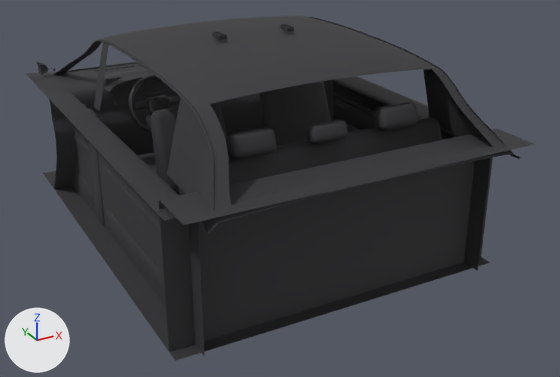
Before and after pictures for a commit that changed the glTF model godot/assets/models/cars/interior/taxi_player_cockpit.glb.
Before and after are seen from a 50 mm lens placed at (-2.05, -4.21, 2.46), pointed at (0.12, -0.27, 0.49). The lights are fixed; the arrows at lower left show +X, +Y and +Z. The picture after the commit comes second. Where no turn or scale is listed for an object, it has been applied to the vertices. Vertices at exactly the same position are counted once.

In view in the first picture: 'Cockpit', 'SteeringWheel'.
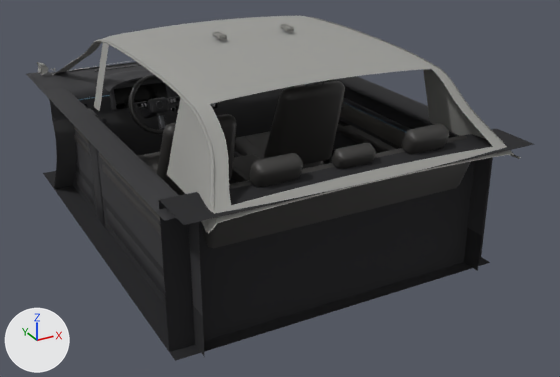
Location of each change, (x1, y1, x2, y2) in pixels of the pictures (560 x 377 px; the box of a moved part takes in the faces that stretch with it):
part 1 of me_cockpit, moved or reshaped: before (146, 114, 151, 128); after (141, 109, 165, 118)
part 2 of me_cockpit, moved or reshaped (not visible afterwards): before (151, 88, 172, 96)
part 3 of me_cockpit, moved or reshaped (mostly hidden before): before (114, 92, 166, 105); after (113, 82, 168, 109)
part 4 of me_cockpit, moved or reshaped: before (150, 103, 227, 192); after (157, 114, 237, 192)
part 5 of me_cockpit, moved or reshaped: before (259, 81, 331, 146); after (263, 81, 345, 165)
part 6 of me_cockpit, moved or reshaped: before (178, 117, 442, 195); after (201, 135, 471, 248)
part 7 of me_cockpit, moved or reshaped: before (226, 128, 277, 160); after (249, 153, 303, 187)
part 8 of me_cockpit, moved or reshaped: before (373, 102, 418, 131); after (401, 124, 449, 154)
part 9 of me_cockpit, moved or reshaped: before (306, 120, 348, 144); after (332, 143, 376, 169)
part 10 of me_cockpit, moved or reshaped: before (113, 80, 165, 104); after (115, 83, 167, 108)
part 11 of me_cockpit, deleted (mostly hidden): before (106, 73, 157, 85)
part 12 of me_cockpit, moved or reshaped (mostly hidden): before (144, 153, 156, 169); after (144, 102, 406, 171)
part 13 of me_cockpit, edited (looks the same): (76, 64, 332, 296) in both
part 14 of me_cockpit, edited (looks the same): (74, 103, 376, 220) in both
part 15 of me_cockpit, recoloured (dark grey to grey): (37, 16, 521, 233) in both
part 16 of me_cockpit, recoloured (dark grey to black): (43, 129, 533, 361) in both

Diff of the bpy script that builds the scene:
```diff
--- a/godot/assets/models/cars/interior/taxi_player_cockpit.glb.py
+++ b/godot/assets/models/cars/interior/taxi_player_cockpit.glb.py
@@ mat_doorinsert @@
+mat_doorinsert = principled_material('DoorInsert')
+mat_doorinsert.base_color = (0.0872, 0.0815, 0.0734)  # dark grey #53514d
+mat_doorinsert.roughness = 0.6
@@ mat_carpet @@
+mat_carpet = principled_material('Carpet')
+mat_carpet.base_color = (0.0132, 0.0132, 0.0154)  # black #1e1e21
+mat_carpet.roughness = 1.0
@@ mat_headliner @@
+mat_headliner = principled_material('Headliner')
+mat_headliner.base_color = (0.325, 0.325, 0.307)  # grey #9a9a96
+mat_headliner.roughness = 0.95
@@ me_cockpit @@
-me_cockpit.from_pydata(...)  # 11397 vertices, 19612 faces; spans x -1.02..1.02, y -1.49..1.43, z 0.2..1.49
+me_cockpit.from_pydata(...)  # 11485 vertices, 19768 faces; spans x -1.02..1.02, y -1.49..1.43, z 0.2..1.49
+# me_cockpit part 1: the loose piece of 56 vertices spanning x -0.42..-0.32, y 0.4..0.64, z 0.71..0.88 is moved by (0.0, 0.1, 0.05), in mat_plastic (black #27272a)
+# me_cockpit part 2: the loose piece of 24 vertices spanning x -0.4..-0.24, y 0.55..0.58, z 0.95..0.99 is scaled about its middle by (0.54, 0.637, 0.259), then moved by (0.04, 0.01, -0.09), in mat_plastic (black #27272a)
+# me_cockpit part 3: the loose piece of 8 vertices spanning x -0.57..-0.19, y 0.83..0.88, z 0.84..0.97 is moved by (0.0, -0.04, -0.02), in mat_pianoblack (black #070708)
+# me_cockpit part 4: the loose piece of 96 vertices spanning x -0.62..-0.12, y -0.18..0.07, z 0.55..1.03 is turned 40 degrees about the x axis through its middle, then moved by (0.0, -0.08, -0.02), in mat_seatleather (dark grey #353432)
+# me_cockpit part 5: the loose piece of 96 vertices spanning x 0.12..0.62, y -0.2..0.09, z 0.55..1.14 is turned 40 degrees about the x axis through its middle, then moved by (0.0, -0.1, -0.02), in mat_seatleather (dark grey #353432)
+# me_cockpit part 6: the loose piece of 96 vertices spanning x -0.8..0.8, y -1.17..-0.85, z 0.48..1.06 is turned 46 degrees about the x axis through its middle, then moved by (0.0, -0.12, -0.02), in mat_seatleather (dark grey #353432)
+# me_cockpit part 7: the loose piece of 96 vertices spanning x -0.56..-0.31, y -1.06..-0.94, z 1.06..1.2 is turned 46 degrees about the x axis through its middle, then moved by (0.0, -0.26, -0.05), in mat_seatleather (dark grey #353432)
+# me_cockpit part 8: the loose piece of 96 vertices spanning x 0.31..0.56, y -1.06..-0.94, z 1.06..1.2 is turned 46 degrees about the x axis through its middle, then moved by (0.0, -0.26, -0.05), in mat_seatleather (dark grey #353432)
+# me_cockpit part 9: the loose piece of 96 vertices spanning x -0.11..0.11, y -1.05..-0.95, z 1.06..1.17 is turned 46 degrees about the x axis through its middle, then moved by (0.0, -0.25, -0.05), in mat_seatleather (dark grey #353432)
+# me_cockpit part 10: the loose piece of 4 vertices spanning x -0.56..-0.2, y 0.83..0.86, z 0.85..0.96 is moved by (0.0, -0.03, -0.02), in mat_screencluster (black #000000)
+# me_cockpit part 11: the loose piece of 8 vertices spanning x -0.6..-0.16, y 0.87..0.88, z 0.83..1.02 is deleted
+# me_cockpit part 12: 176 vertices moved within x -0.7..0.7, y -0.98..0.91, z 0.49..1.39; 425 vertices removed from x -0.7..0.7, y -0.97..0.91, z 0.48..1.01; 513 vertices added at x -0.86..0.86, y -1.06..0.97, z 0.48..1.01
+# me_cockpit part 13: 2059 faces spanning x -0.87..0.87, y -1.01..1.26, z 0.21..1.4 switch from mat_dashsoft (dark grey #323235) to mat_plastic (black #27272a)
+# me_cockpit part 14: 432 faces spanning x -0.87..0.87, y -0.98..0.94, z 0.72..0.83 switch from mat_dashsoft (dark grey #323235) to mat_doorinsert (dark grey #53514d)
+# me_cockpit part 15: 3720 faces spanning x -0.97..0.97, y -1.49..1.35, z 0.94..1.49 switch from mat_dashsoft (dark grey #323235) to mat_headliner (grey #9a9a96)
+# me_cockpit part 16: 163 faces spanning x -1.0..1.0, y -1.48..1.43, z 0.21..1.03 switch from mat_dashsoft (dark grey #323235) to mat_carpet (black #1e1e21)
+# other edits to the shape of me_cockpit do not show in these pictures
+me_cockpit.materials.append(mat_dashlower)  # dark grey #303031
+me_cockpit.materials.append(mat_pianoblack)  # black #070708
+me_cockpit.materials.append(mat_wheelleather)  # black #212120
+me_cockpit.materials.append(mat_seatleather)  # dark grey #353432
+me_cockpit.materials.append(mat_seatinsert)  # dark grey #4b4a48
+me_cockpit.materials.append(mat_trimalu)  # grey #909398
+me_cockpit.materials.append(mat_chrome_001)  # light grey #d2d2d7
+me_cockpit.materials.append(mat_buttongrey)  # dark grey #6b6b6e
+me_cockpit.materials.append(mat_metercase)  # black #242427
+me_cockpit.materials.append(mat_screencluster)  # black #000000
+me_cockpit.materials.append(mat_screencenter)  # black #000000
+me_cockpit.materials.append(mat_screenmeter)  # black #000000
+me_cockpit.materials.append(mat_mirrorglass)  # light grey #c1c6cd
+me_cockpit.materials.append(mat_ambientlight)  # blue #739fb9
```
